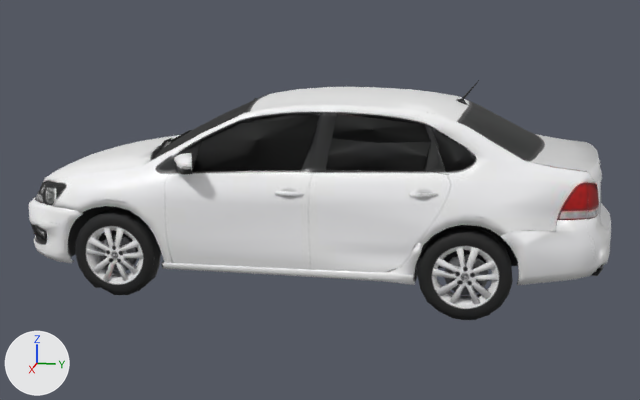
The glTF model assets/models/cars/volkswagen-vento.glb as it was, and as the next commit left it.
Both versions are drawn from a 50 mm camera at (6.52, 1.36, 2.22) aimed at (0.0, 0.06, 0.59). Lighting does not change. The marker at lower left points along +X, +Y and +Z. The older version comes first. Vertices at exactly the same position are counted once.

The older version as bpy lines, for what is in view:
```python
me_mesh_0 = bpy.data.meshes.new('Mesh_0')
me_mesh_0.from_pydata(...)  # 3565 vertices, 6397 faces; spans x -0.96..0.96, y -2.19..2.19, z 0.0..1.54
me_mesh_0.materials.append(mat_material_0)
ob_mesh_0 = bpy.data.objects.new('Mesh_0', me_mesh_0)
ob_mesh_0.location = (0.0, 0.0, 0.0)
```
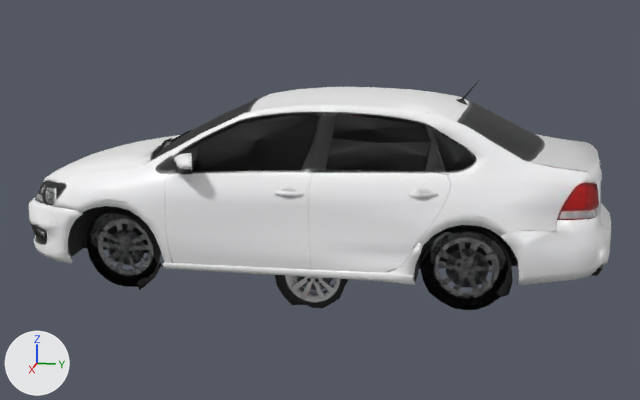
Pixel boxes (x1, y1, x2, y2) of what changed, in the pictures (640 x 400 px; the box of a moved part takes in the faces that stretch with it):
'Mesh_0', reshaped: before (29, 80, 611, 320); after (29, 80, 611, 310)
'wheel', added: after (275, 275, 348, 308)
part 1 of me_mesh_0, moved or reshaped: before (98, 234, 138, 271); after (106, 229, 146, 266)
part 2 of me_mesh_0, added: after (446, 249, 489, 287)
part 3 of me_mesh_0, deleted: before (86, 227, 498, 305)
part 4 of me_mesh_0, moved or reshaped: before (75, 212, 159, 295); after (87, 212, 161, 290)
part 5 of me_mesh_0, moved or reshaped: before (417, 230, 513, 320); after (419, 230, 513, 310)

Edits to the bpy script that builds the scene:
```text
Change me_mesh_0:
    used by ob_mesh_0; location = (0.0, 0.0, 0.0)
    remove me_mesh_0.from_pydata(...)  # 3565 vertices, 6397 faces; spans x -0.96..0.96, y -2.19..2.19, z 0.0..1.54
    add me_mesh_0.from_pydata(...)  # 3521 vertices, 6314 faces; spans x -0.96..0.96, y -2.19..2.19, z 0.0..1.54
    me_mesh_0 part 1: the loose piece of 43 vertices spanning x 0.72..0.76, y -1.45..-1.14, z 0.17..0.45 is scaled about its middle by (0, 1, 1), then moved by (-0.14, 0.0, 0.0)
    me_mesh_0 part 2: a new loose piece of 31 vertices spanning x 0.6, y 1.06..1.36, z 0.17..0.45, in mat_material_0
    me_mesh_0 part 3: 7 loose pieces with 588 vertices, spanning x -0.8..0.8, y -1.53..1.44, z 0.1..0.53, are deleted
    me_mesh_0 part 4: 120 vertices moved from x 0.61..0.81, y -1.61..-1.01, z 0.0..0.58 to x 0.6, y -1.61..-1.01, z 0.0..0.58; 1 vertex removed from x 0.81, y -1.23, z 0.1; 119 vertices added at x 0.6, y -1.53..-1.06, z 0.1..0.53
    me_mesh_0 part 5: 119 vertices moved from x 0.6..0.81, y 0.88..1.49, z 0.0..0.58 to x 0.6, y 0.88..1.49, z 0.0..0.58; 1 vertex removed from x 0.81, y 1.13, z 0.52; 114 vertices added at x 0.6, y 0.97..1.44, z 0.1..0.53
    other edits to the shape of me_mesh_0 do not show in these pictures
Add me_wheel:
    me_wheel.from_pydata(...)  # 276 vertices, 512 faces; spans x -0.111..0.088, y -0.298..0.28, z -0.298..0.281
    me_wheel.materials.append(mat_material_0)
Add ob_wheel:
    ob_wheel = bpy.data.objects.new('wheel', me_wheel)
    ob_wheel.location = (0.0, 0.0, 0.0)
```
